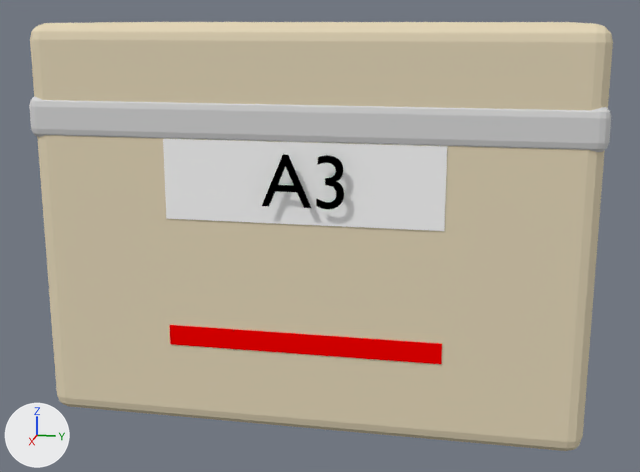
One commit to the Blender file HIVE/Assets/Environment/MallePSMA3.blend: the scene before it, then after it.
Before and after are seen from a 50 mm camera at (0.941, 0.174, 0.395) aimed at (0.014, -0.012, 0.163). Every picture has the same lights, and +X, +Y and +Z are marked at lower left.

The first picture shows 'Anneau', 'Bande_Rouge', 'Etiquette_A3', 'Malle_PSM', 'Texte_A3'.
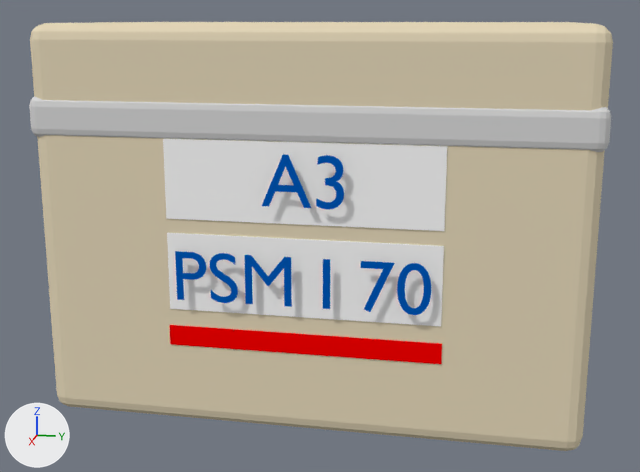
Scene script edits in JSON lines:
```json
{"op": "add", "block": "mat_bleufonce_021", "code": ["mat_bleufonce_021 = diffuse_material('BleuFonce.021')", "mat_bleufonce_021.base_color = (0.0, 0.1, 0.5)  # blue #0059bc"]}
{"op": "add", "block": "mat_bleufonce_022", "code": ["mat_bleufonce_022 = diffuse_material('BleuFonce.022')", "mat_bleufonce_022.base_color = (0.0, 0.1, 0.5)  # blue #0059bc"]}
{"op": "add", "block": "me_cube_371", "code": ["me_cube_371 = bpy.data.meshes.new('Cube.371')", "me_cube_371.from_pydata(...)  # a box spanning x 0.159..0.161, y -0.131..0.131, z 0.12..0.196", "me_cube_371.materials.append(mat_blanc_060)  # white #ffffff"]}
{"op": "remove", "block": "txt_texte_061", "code": "txt_texte_061.materials.append(mat_noir_060)  # black #000000"}
{"op": "add", "block": "txt_texte_061", "code": "txt_texte_061.materials.append(mat_bleufonce_021)  # blue #0059bc"}
{"op": "add", "block": "txt_texte_084", "code": ["txt_texte_084 = bpy.data.curves.new('Texte.084', 'FONT')", "txt_texte_084.body = 'PSM I 70'", "txt_texte_084.materials.append(mat_bleufonce_022)  # blue #0059bc", "txt_texte_084.size = 0.07"]}
{"op": "add", "block": "ob_texte_psm", "code": ["ob_texte_psm = bpy.data.objects.new('Texte_PSM', txt_texte_084)", "ob_texte_psm.location = (0.17, -0.125, 0.1325)", "ob_texte_psm.rotation_euler = (1.571, 0.0, 1.571)  # degrees (90, 0, 90)"]}
{"op": "add", "block": "ob_etiquette_psm", "code": ["ob_etiquette_psm = bpy.data.objects.new('Etiquette_PSM', me_cube_371)", "ob_etiquette_psm.location = (0.0, 0.0, 0.0)"]}
```

Pixel boxes [x1, y1, x2, y2] of what changed, in the pictures (640 x 472 px):
```json
{"object": "Etiquette_PSM", "change": "added", "after": [167, 233, 444, 326]}
{"object": "Texte_PSM", "change": "added", "after": [175, 251, 431, 315], "on screen": "blue"}
```
